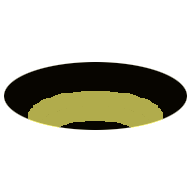
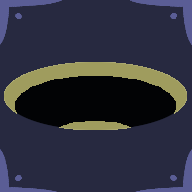
Before/after of a 192x192 layered artwork. What changed in the layer stack:
painted on "hol copy 4" over [58, 121, 132, 130]
painted on "hol copy 3" over [39, 106, 152, 128]
painted on "hol copy 2" over [28, 91, 163, 124]
painted on "hol copy" over [15, 76, 176, 120]
painted on "hol" (1st of 2) over [4, 62, 187, 116]
painted on "hol copy 5" over [58, 121, 132, 130]
showed "Layer 0" over [0, 0, 192, 192]
